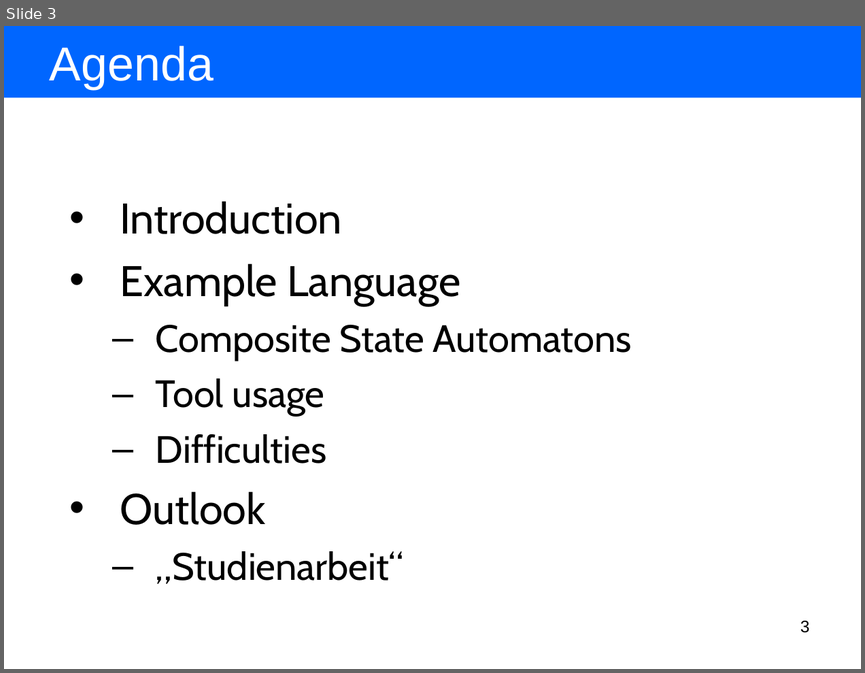
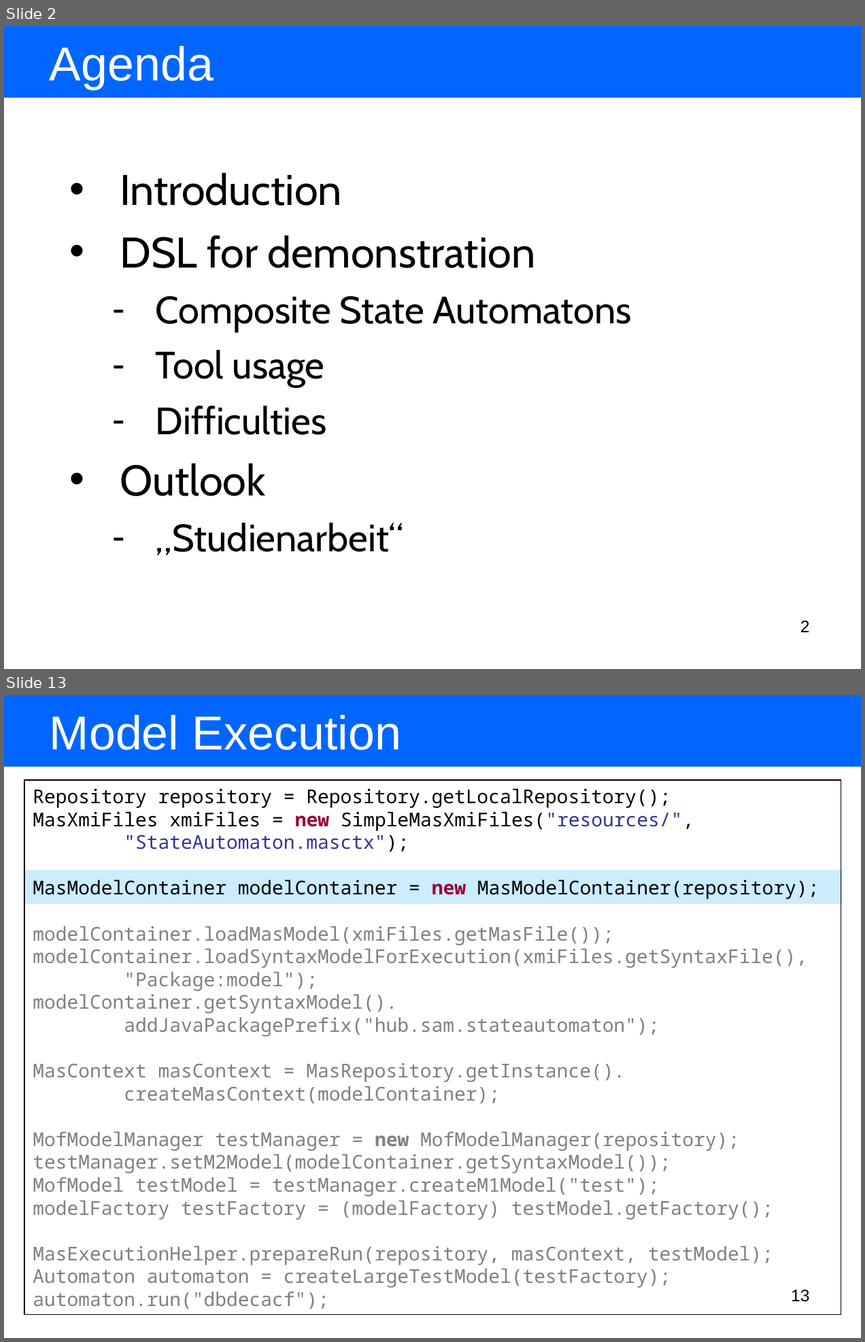
Before and after one commit to BackupTheBerlios/amof2-svn, a slide deck: trunk/hub.sam.stateautomaton/resources/presentation/using our tools for model driven language development.ppt. Shown one above the other, each under a label of ours: slide 3 before the commit, slides 2 and 13 after it; the slides between them are not shown. The pictures are 865x673 and 865x1342 pixels, drawn with LibreOffice and Linux fonts; fonts in the diff are those of the drawing. Boxes give left, top, right and bottom in pixels: in the first picture for what was removed or moved away, otherwise in the second. Text is boxed around its words. In the diff, an @@ line names an element or a change of style, - is before the commit and + after.

```diff
--- a/trunk/hub.sam.stateautomaton/resources/presentation/using our tools for model driven language development.ppt
+++ b/trunk/hub.sam.stateautomaton/resources/presentation/using our tools for model driven language development.ppt
@@ slide 13 added at bbox=[4, 695, 861, 1338], background #FFFFFF @@
@@ rectangle added at bbox=[4, 695, 861, 767], fill #0066FF @@
@@ text added at bbox=[50, 715, 401, 750], 40 pt, text #FFFFFF @@
+Model Execution
@@ rectangle added at bbox=[24, 780, 841, 1314], outline #000000 0.74 pt, 16 pt, text #808080 @@
+Repository repository = Repository.getLocalRepository();
+MasXmiFiles xmiFiles = new SimpleMasXmiFiles("resources/",
+"StateAutomaton.masctx");
+MasModelContainer modelContainer = new MasModelContainer(repository);
+modelContainer.loadMasModel(xmiFiles.getMasFile());
+modelContainer.loadSyntaxModelForExecution(xmiFiles.getSyntaxFile(),
+"Package:model");
+modelContainer.getSyntaxModel().
+addJavaPackagePrefix("hub.sam.stateautomaton");
+MasContext masContext = MasRepository.getInstance().
+createMasContext(modelContainer);
+MofModelManager testManager = new MofModelManager(repository);
+testManager.setM2Model(modelContainer.getSyntaxModel());
+MofModel testModel = testManager.createM1Model("test");
+modelFactory testFactory = (modelFactory) testModel.getFactory();
+MasExecutionHelper.prepareRun(repository, masContext, testModel);
+Automaton automaton = createLargeTestModel(testFactory);
+automaton.run("dbdecacf");
@@ rectangle added at bbox=[26, 870, 842, 903], fill #CCECFF @@
@@ page number added at bbox=[791, 1289, 809, 1302], 14 pt, text #000000 @@
+13
@@ what was slide 3 is now slide 2 @@
@@ slide 2 changed as well @@
@@ text at bbox=[120, 235, 535, 268]: text changed @@
-• Example Language
+• DSL for demonstration
@@ text at bbox=[156, 296, 632, 555]: bullet – to - @@
@@ page number at bbox=[800, 620, 810, 632]: text changed @@
-3
+2
```
Also in this commit, not shown: 6 other slides changed, 19 other slides added, 7 slides removed, 1 other file.
